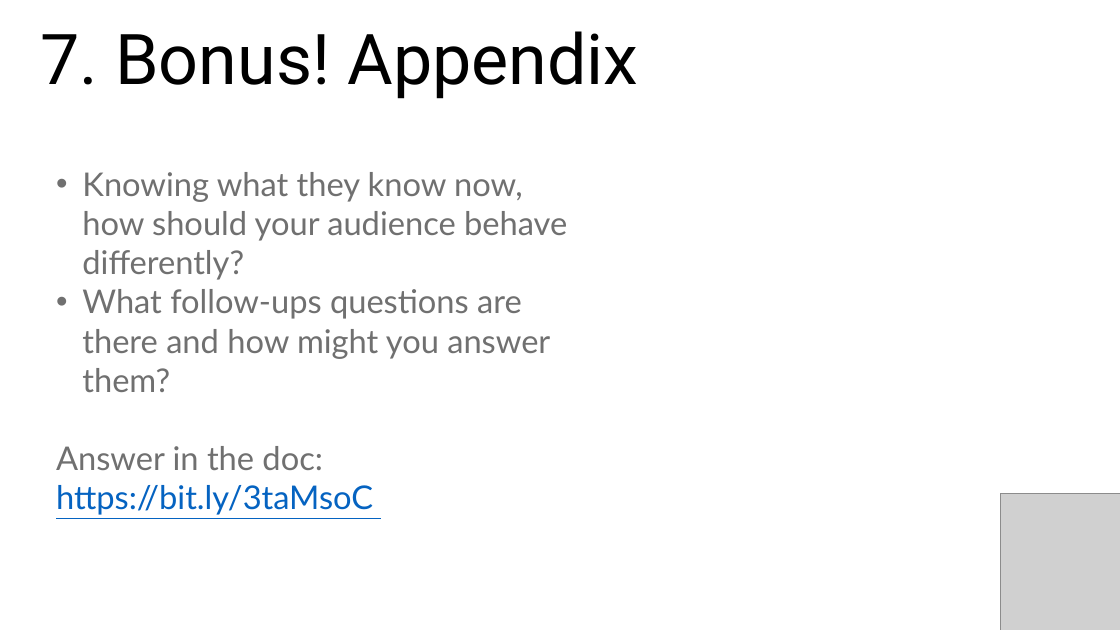
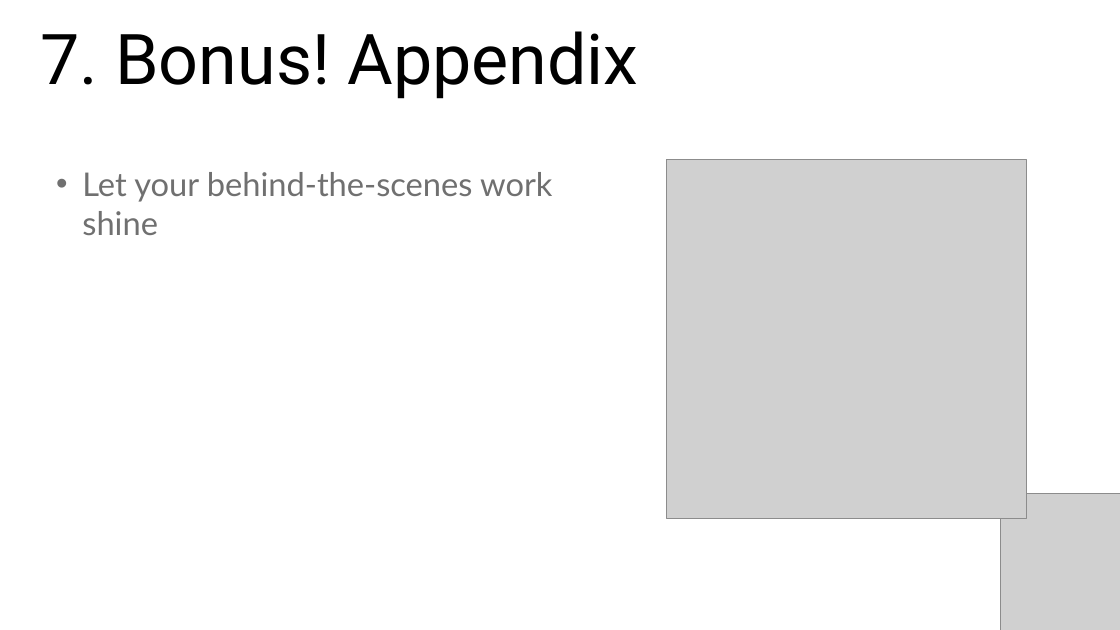
Before and after one commit to stringfestdata/aina-foundations-of-analytics, a slide deck: slide 42 of aina-foundations-of-analytics.pptx. Drawn at 1120x630 pixels with LibreOffice and Linux fonts; fonts in the diff are those of the drawing; grey boxes stand for pictures. Boxes give left, top, right and bottom in pixels: in the first picture for what was removed or moved away, otherwise in the second. Text is boxed around its words. In the diff, an @@ line names an element or a change of style, - is before the commit and + after.

```diff
--- a/aina-foundations-of-analytics.pptx
+++ b/aina-foundations-of-analytics.pptx
@@ text at <box>82,172,552,235</box>: text changed @@
-• Knowing what they know now, how should your audience behave differently?
-• What follow-ups questions are there and how might you answer them?
-Answer in the doc: https://bit.ly/3taMsoC
+• Let your behind-the-scenes work shine
@@ picture added at <box>667,160,1027,519</box> @@
```
Also in this commit, not shown: 3 other slides changed, 1 slide removed, 18 other files.
